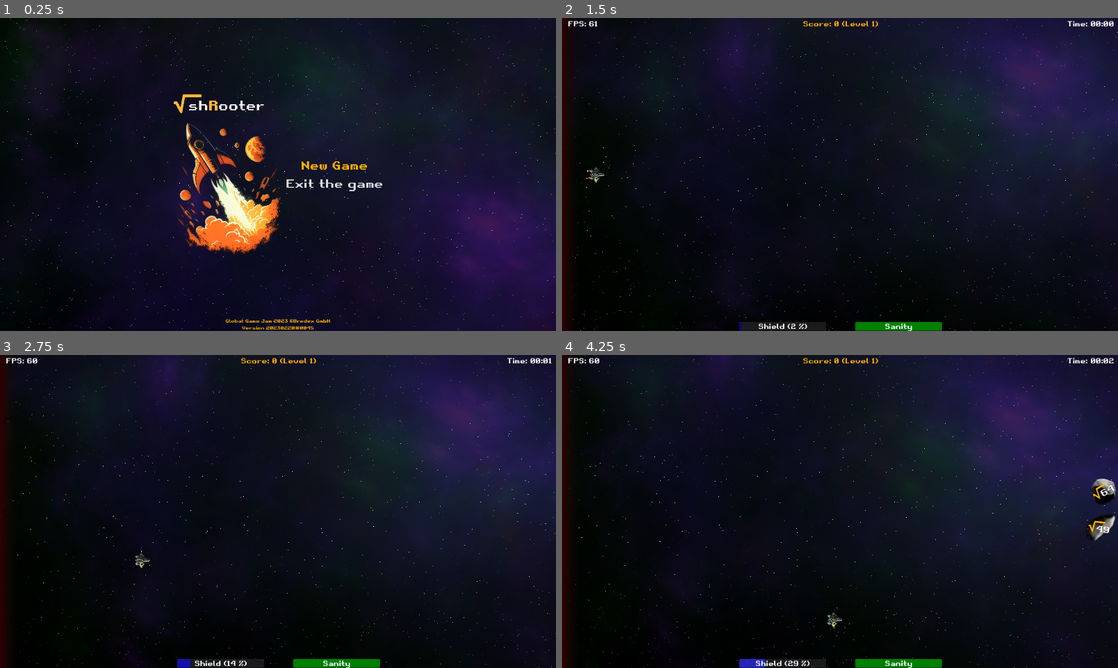
Above: before the commit, frames 1-4 (two rows, left to right).
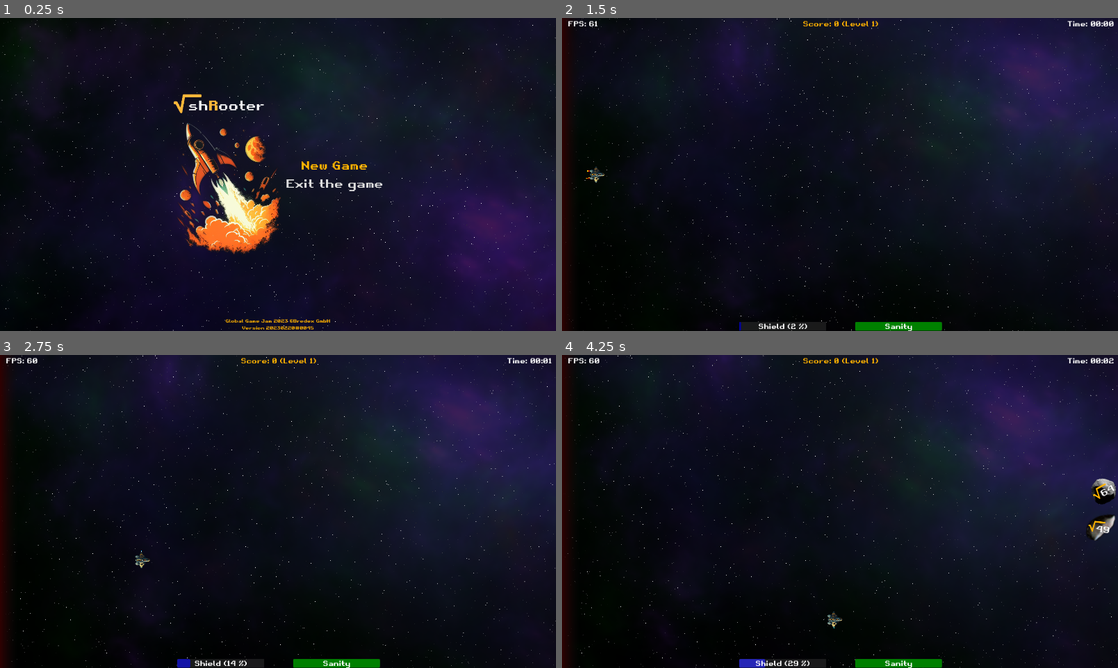
Above: after the commit, the same moments.

Repository: gingerr/ggj-2023-roots-one
Game: Godot game, scene res://pregame/MainMenu.tscn
The game is run twice, just before and just after one commit, with the same random seed, the same clock (stepped at 60 frames per second) and the same inputs.
Inputs (mouse positions are in pixels of both pictures, inside the frame that each line leads up to):
- Up to frame 1 (0.25 s): no input
- Up to frame 2 (1.5 s): click "New Game" at 0.5 s; tap Enter (ui_accept) at 1.25 s; move the mouse to (962, 158) at 1.27 s; hold Right (ui_right) from 1.28 s (still down)
- Up to frame 3 (2.75 s): tap Enter (ui_accept) at 1.52, 2.27 s; move the mouse to (166, 527) at 2.02 s; release Right (ui_right) at 2.03 s; hold Down (ui_down) from 2.03 s (still down)
- Up to frame 4 (4.25 s): move the mouse to (895, 442) at 2.77 s; release Down (ui_down) at 2.78 s; hold Right (ui_right) 2.78-3.53 s; move the mouse to (812, 574) at 3.52 s; hold Up (ui_up) from 3.53 s (still down); tap Enter (ui_accept) at 3.77 s

The runs differ from the first frame. In frame 1, 0.7% of the frame differs, in the area x 0-100%, y 0-100%; in frame 2, 0.7%; in frame 3, 0.7%; in frame 4, 0.7%.

Commit message:
adds cpu particles based stars

Diff:
--- a/background/BackgroundLayer.tscn
+++ b/background/BackgroundLayer.tscn
@@ -1,13 +1,15 @@
-[gd_scene load_steps=4 format=3 uid="uid://c4qdkjgpo0i5h"]
+[gd_scene load_steps=5 format=3 uid="uid://c4qdkjgpo0i5h"]
 
 [ext_resource type="Script" path="res://background/Stars.gd" id="1_ctln5"]
 [ext_resource type="Texture2D" uid="uid://cwu3adlygfiwh" path="res://background/res/nebulaSmall.png" id="2_uskju"]
 [ext_resource type="Script" path="res://background/Nebula.gd" id="3_bw12f"]
+[ext_resource type="Script" path="res://background/ParticleStars.gd" id="4_5pxbr"]
 
 [node name="BackgroundLayer" type="CanvasLayer"]
 layer = -1
 
 [node name="Stars" type="Control" parent="."]
+visible = false
 layout_mode = 3
 anchors_preset = 0
 script = ExtResource("1_ctln5")
@@ -35,3 +37,96 @@
 scale = Vector2(9, 9)
 texture = ExtResource("2_uskju")
 script = ExtResource("3_bw12f")
+
+[node name="ParticleStars" type="Node2D" parent="."]
+position = Vector2(1920, 540)
+script = ExtResource("4_5pxbr")
+
+[node name="Stars10" type="CPUParticles2D" parent="ParticleStars"]
+position = Vector2(2.08165e-12, 2.08165e-12)
+amount = 400
+lifetime = 9.6
+preprocess = 9.6
+emission_shape = 3
+emission_rect_extents = Vector2(2.08165e-12, 540)
+direction = Vector2(-1, 2.08165e-12)
+spread = 0.0
+gravity = Vector2(2.08165e-12, 2.08165e-12)
+initial_velocity_min = 200.0
+initial_velocity_max = 200.0
+scale_amount_max = 2.0
+split_scale = true
+scale_curve_x = null
+scale_curve_y = null
+
+[node name="Stars08" type="CPUParticles2D" parent="ParticleStars"]
+position = Vector2(2.08165e-12, 2.08165e-12)
+amount = 400
+lifetime = 12.0
+preprocess = 12.0
+emission_shape = 3
+emission_rect_extents = Vector2(2.08165e-12, 540)
+direction = Vector2(-1, 2.08165e-12)
+spread = 0.0
+gravity = Vector2(2.08165e-12, 2.08165e-12)
+initial_velocity_min = 160.0
+initial_velocity_max = 160.0
+scale_amount_max = 2.0
+split_scale = true
+scale_curve_x = null
+scale_curve_y = null
+color = Color(0.803922, 0.803922, 0.803922, 1)
+
+[node name="Stars06" type="CPUParticles2D" parent="ParticleStars"]
+position = Vector2(2.08165e-12, 2.08165e-12)
+amount = 400
+lifetime = 16.0
+preprocess = 16.0
+emission_shape = 3
+emission_rect_extents = Vector2(2.08165e-12, 540)
+direction = Vector2(-1, 2.08165e-12)
+spread = 0.0
+gravity = Vector2(2.08165e-12, 2.08165e-12)
+initial_velocity_min = 120.0
+initial_velocity_max = 120.0
+scale_amount_max = 2.0
+split_scale = true
+scale_curve_x = null
+scale_curve_y = null
+color = Color(0.603922, 0.603922, 0.603922, 1)
+
+[node name="Stars04" type="CPUParticles2D" parent="ParticleStars"]
+position = Vector2(2.08165e-12, 2.08165e-12)
+amount = 400
+lifetime = 24.0
+preprocess = 24.0
+emission_shape = 3
+emission_rect_extents = Vector2(2.08165e-12, 540)
+direction = Vector2(-1, 2.08165e-12)
+spread = 0.0
+gravity = Vector2(2.08165e-12, 2.08165e-12)
+initial_velocity_min = 80.0
+initial_velocity_max = 80.0
+scale_amount_max = 2.0
+split_scale = true
+scale_curve_x = null
+scale_curve_y = null
+color = Color(0.4, 0.4, 0.4, 1)
+
+[node name="Stars02" type="CPUParticles2D" parent="ParticleStars"]
+position = Vector2(2.08165e-12, 2.08165e-12)
+amount = 400
+lifetime = 48.0
+preprocess = 48.0
+emission_shape = 3
+emission_rect_extents = Vector2(2.08165e-12, 540)
+direction = Vector2(-1, 2.08165e-12)
+spread = 0.0
+gravity = Vector2(2.08165e-12, 2.08165e-12)
+initial_velocity_min = 40.0
+initial_velocity_max = 40.0
+scale_amount_max = 2.0
+split_scale = true
+scale_curve_x = null
+scale_curve_y = null
+color = Color(0.2, 0.2, 0.2, 1)
--- /dev/null
+++ b/background/ParticleStars.gd
@@ -0,0 +1,27 @@
+extends Node2D
+
+
+func _ready():
+	get_tree().root.size_changed.connect(set_dynamic_configuration)
+	set_dynamic_configuration()
+
+func set_dynamic_configuration():
+	var viewportSize: Vector2 = get_viewport_rect().size
+	var width: float = viewportSize.x
+	var halfHeight: float = viewportSize.y / 2
+
+	# readjust the particles parent node position
+	position.x = width
+	position.y = halfHeight
+
+	for emitter in get_children() as Array[CPUParticles2D]:
+		# emission shape: set new vertical middle
+		emitter.set_emission_rect_extents(Vector2(0, halfHeight))
+
+		# time: set new lifetime & preprocess according to their speed
+		var lifetime: float = width / emitter.initial_velocity_min
+		emitter.set_lifetime(lifetime)
+		emitter.set_pre_process_time(lifetime)
+
+		# restart: otherwise the particles would need some time to re-fill the viewport
+		emitter.restart()
